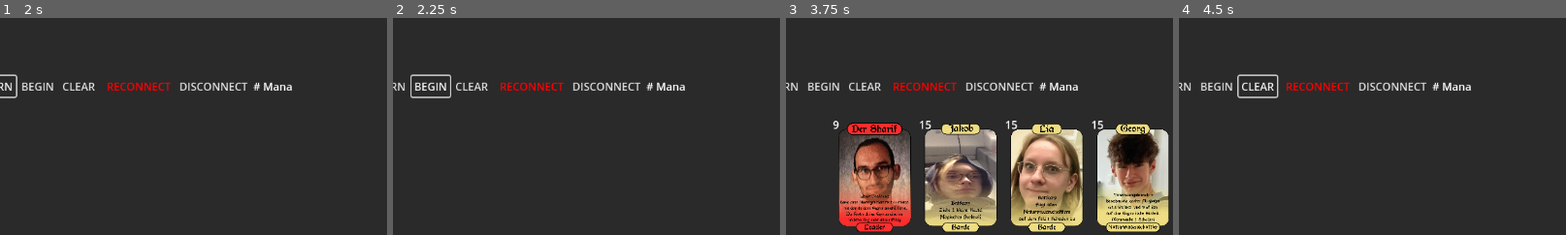
Above: before the commit, frames 1-4 (left to right).
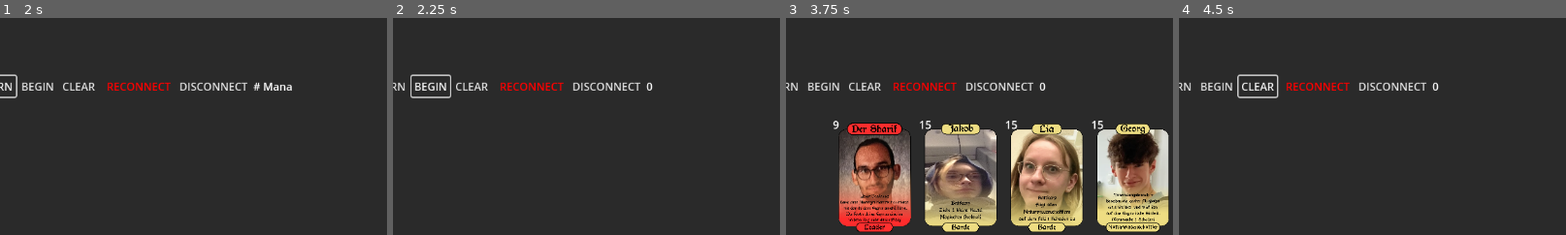
Above: after the commit, the same moments.

Repository: SpaceWAGdev/card-multiplayer
Game: Godot game, scene res://menu.tscn
Two runs of this game, one before a commit and one after it. Both use one fixed random seed, a clock stepped at 60 frames per second and the inputs below.
Inputs:
- Up to frame 1 (2 s): click "CONNECT" at 0.5 s; click "END TURN" at 1.25 s
- Up to frame 2 (2.25 s): click "BEGIN" at 2 s
- Up to frame 3 (3.75 s): click "BEGIN" at 2.75 s; click "SPAWN DECK" at 3.5 s
- Up to frame 4 (4.5 s): click "CLEAR" at 4.25 s
The pictures show only the part of the screen within x 22-72%, y 50-100%; the shares and areas given below are measured in that part.

Frame 1 is identical in both runs. In frame 2, 0.2% of the frame differs, in the area x 65-76%, y 29-34%; in frame 3, 0.2%; in frame 4, 0.2%.

Commit message:
Implement round state and mana sync between players

Diff:
--- a/main_game.gd
+++ b/main_game.gd
@@ -68,9 +68,7 @@
 			print("Packet: ", packet.get_string_from_utf8())
 			if packet.get_string_from_utf8().contains("ROUNDOVER"):
 				GameState.begin_turn()
-				ROUND += 1
-				MANA = ROUND
-				$VBoxContainer/DebugUI/ManaDisplay.text = str(MANA) + " MANA" # TODO: Add "update mana display" function
+				start_round()
 				$VBoxContainer/DebugUI/RoundCounter.text = str(ROUND)
 			else:
 				deserialize_cards(packet)
@@ -125,6 +123,8 @@
 		create_card_instance(card["data"], false, "LOCAL_PLAYAREA", card["mid"])
 	for card in obj["REMOTE_HAND"]:
 		create_card_instance(card["data"], false, "LOCAL_HAND", card["mid"])
+	if not GameState.IS_BEGINNER:
+		ROUND = obj["ROUND"]
 
 func create_card_instance(data: Dictionary, check_for_duplicates = false, location = "LOCAL_DECK", mid : String = ""):
 	if MASTER_LOCATION_RECORD[location].get_child_count() > MAX_SIZES[location]:
@@ -207,6 +207,8 @@
 
 func _dbg_begin():
 	GameState.set_game_state(GameState.STATE_LOCALTURN)
+	GameState.IS_BEGINNER = true
+	start_round()
 
 func _dbg_sync():
 	sync()
@@ -221,15 +223,16 @@
 	sync()
 
 func start_round():
-	ROUND += 1
-	pass
+	GameState.begin_turn()
+	overwrite_mana(ROUND)
 
 func sync():
 	print("Attempting to sync")
 	var to_sync = {
 		"LOCAL_PLAYAREA" : [],
 		"REMOTE_PLAYAREA" : [],
-		"REMOTE_HAND" : []
+		"REMOTE_HAND" : [],
+		"ROUND": ROUND
 	}
 	for card in MASTER_LOCATION_RECORD["LOCAL_PLAYAREA"].get_children():
 		to_sync["LOCAL_PLAYAREA"].append(serialize_card(card))
@@ -257,3 +260,11 @@
 func _notification(what):
 	if what == NOTIFICATION_WM_CLOSE_REQUEST:
 		disconnect_ws(1001)
+
+func update_mana(delta: int):
+	MANA += delta
+	$VBoxContainer/DebugUI/ManaDisplay.text = str(MANA)
+
+func overwrite_mana(value: int):
+	MANA = value
+	$VBoxContainer/DebugUI/ManaDisplay.text = str(MANA)
--- a/static_game_state.gd
+++ b/static_game_state.gd
@@ -17,25 +17,29 @@
 
 var WS_SERVER_URL = "ws://localhost:8080"
 
+var IS_BEGINNER = false
+
 var GAME_STATE = STATE_STARTING
 var GAME_MODE = MODE_DISABLED
 
-var SELECT_CALLBACK = null
-
 func set_game_state(state):
 	GAME_STATE = state
-
-func get_card_selection(callback: Callable):
-	GAME_MODE = MODE_SELECT
-	print("SELECT MODE STARTED")
-	SELECT_CALLBACK = callback
-
-func cancel_card_selection():
-	print("SELECT MODE CANCELLED")
-	GAME_MODE = MODE_PLAY
 
 func end_turn():
 	GAME_STATE = STATE_REMOTETURN
 
 func begin_turn():
 	GAME_STATE = STATE_LOCALTURN
+
+var SELECT_CALLBACK = null
+
+func get_card_selection(callback: Callable):
+	GAME_MODE = MODE_SELECT
+	print("SELECT MODE STARTED")
+	SELECT_CALLBACK = callback
+	Input.set_default_cursor_shape(Input.CURSOR_CROSS)
+
+func cancel_card_selection():
+	print("SELECT MODE CANCELLED")
+	GAME_MODE = MODE_PLAY
+	Input.set_default_cursor_shape(Input.CURSOR_ARROW)
